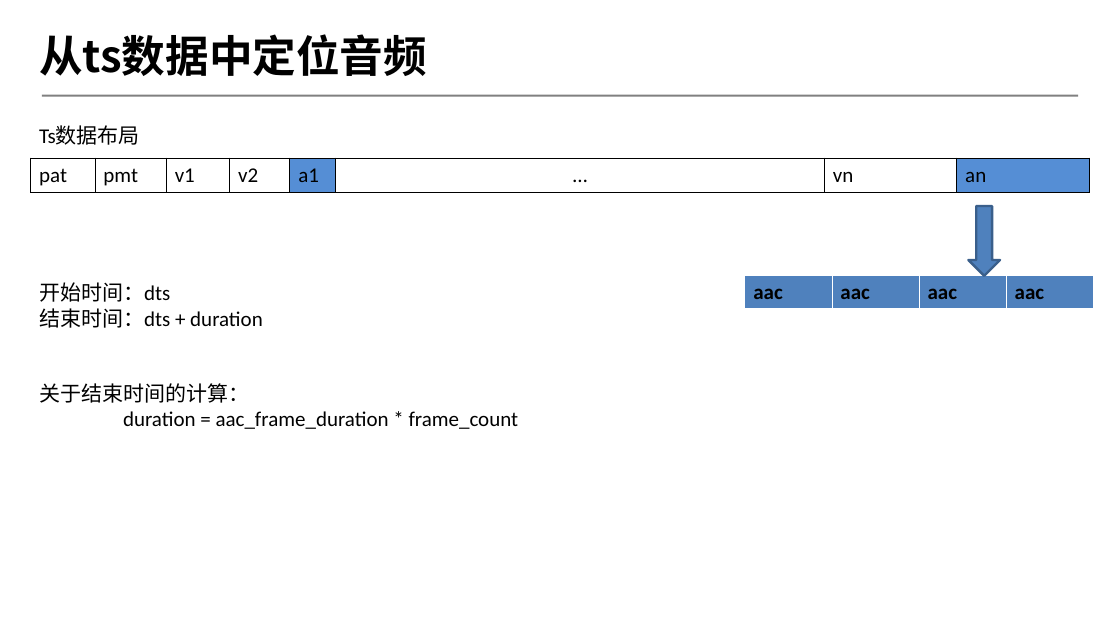
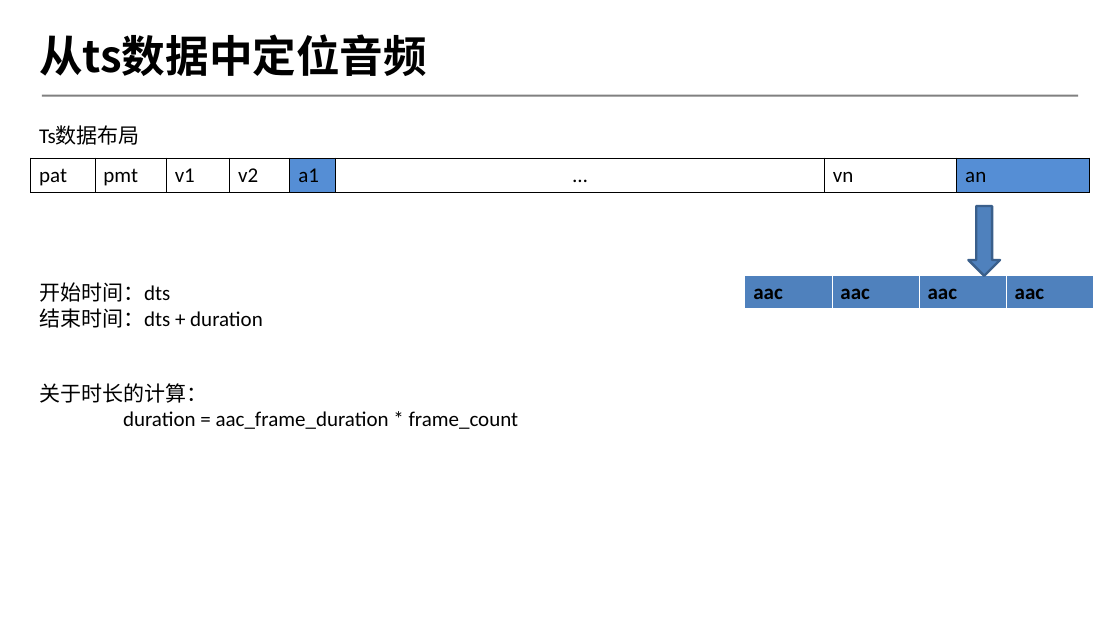
Before and after one commit to byrgyj/Document, a slide deck: slide 7 of ISO_IEC_Document/mpegts/ppt/dolby issues.pptx. Drawn at 1120x630 pixels with LibreOffice and Linux fonts; fonts in the diff are those of the drawing; background and template pictures are left out. Boxes give left, top, right and bottom in pixels: in the first picture for what was removed or moved away, otherwise in the second. Text is boxed around its words. In the diff, an @@ line names an element or a change of style, - is before the commit and + after.

```diff
--- a/ISO_IEC_Document/mpegts/ppt/dolby issues.pptx
+++ b/ISO_IEC_Document/mpegts/ppt/dolby issues.pptx
@@ text at [39, 383, 207, 403]: text changed @@
-关于结束时间的计算：
+关于时长的计算：
```
Also in this commit, not shown: 3 other slides changed.
